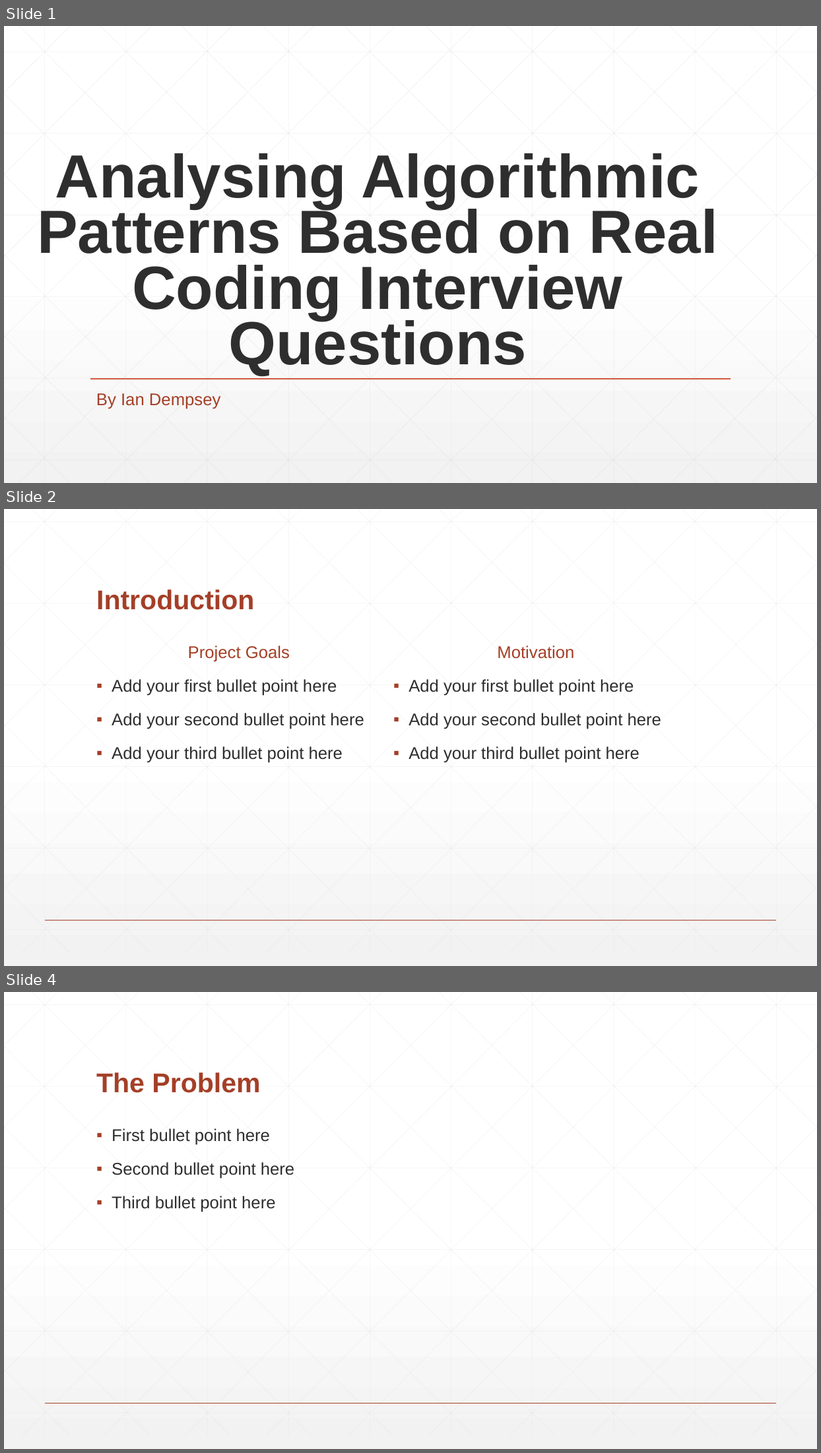
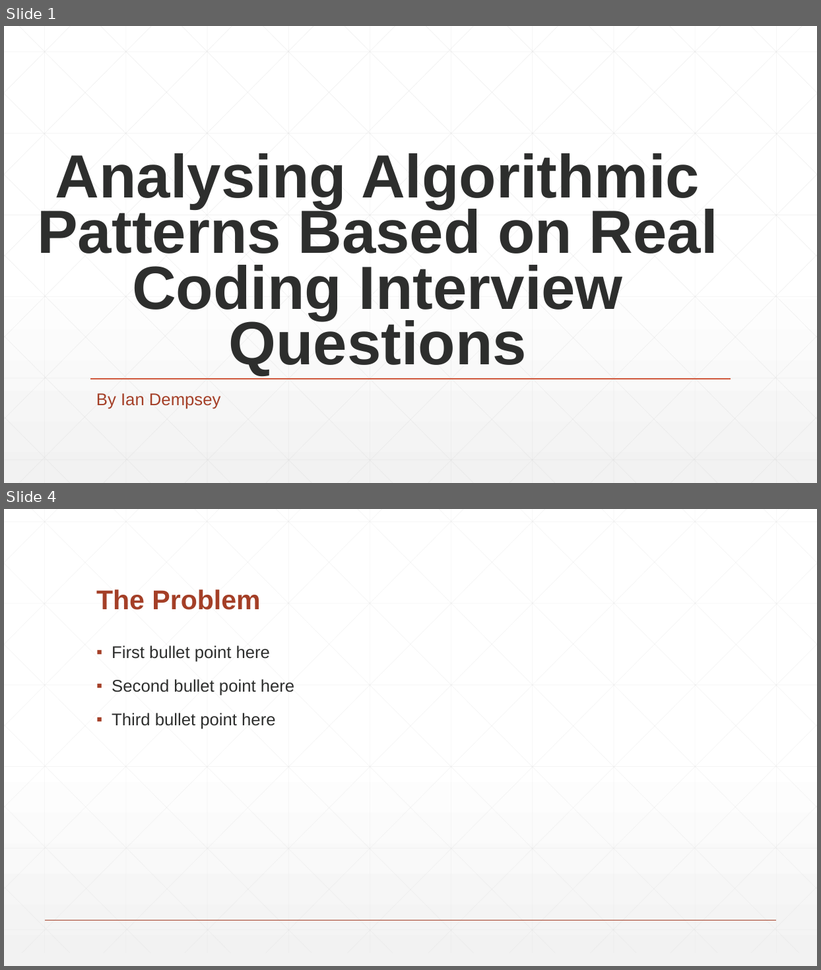
Before and after one commit to Demostroyer/interview-project, a slide deck: presentation/Thesis Presentation.pptx. Shown one above the other, each under a label of ours: slides 1, 2 and 4 before the commit, slides 1 and 4 after it; the slides between them are not shown. The pictures are 821x1453 and 821x970 pixels, drawn with LibreOffice and Linux fonts; fonts in the diff are those of the drawing. Boxes give left, top, right and bottom in pixels: in the first picture for what was removed or moved away, otherwise in the second. Text is boxed around its words. In the diff, an @@ line names an element or a change of style, - is before the commit and + after.

Commit message:
Added intro slides

```diff
--- a/presentation/Thesis Presentation.pptx
+++ b/presentation/Thesis Presentation.pptx
@@ slide 2 removed at box(4, 509, 817, 966), background gradient #FFFFFF to #F2F2F2; not listed: 47 template elements that a slide beside it also shows @@
@@ title removed at box(96, 590, 254, 610) @@
-Introduction
@@ text removed at box(112, 646, 364, 763) @@
-Project Goals
-▪ Add your first bullet point here
-▪ Add your second bullet point here
-▪ Add your third bullet point here
@@ text removed at box(409, 646, 661, 763) @@
-Motivation
-▪ Add your first bullet point here
-▪ Add your second bullet point here
-▪ Add your third bullet point here
```
Also in this commit, not shown: 1 slide changed, 1 slide added.
